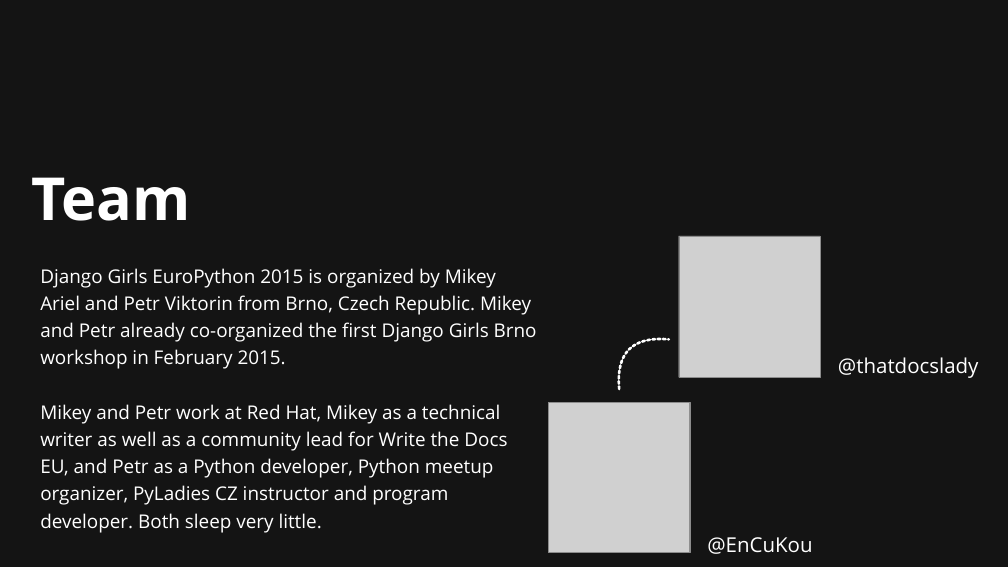
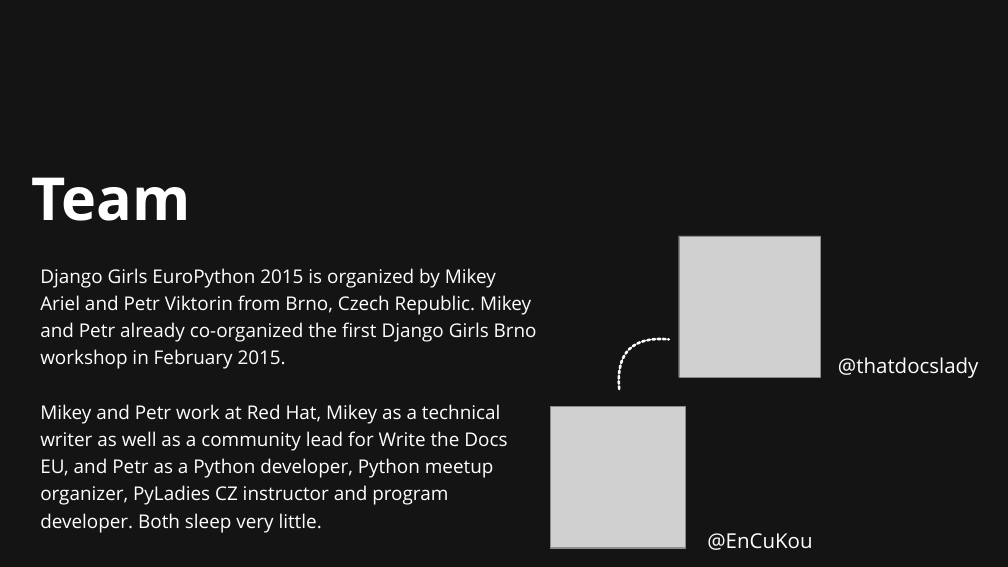
Before and after one commit to thatdocslady/resources, a slide deck: slide 4 of For Promos/ep-07-15/djangogirlsEP15_promote.odp. Drawn at 1008x567 pixels with LibreOffice and Linux fonts; fonts in the diff are those of the drawing; grey boxes stand for pictures; background and template pictures are left out; a plain dark background stands for a picture behind light text. Boxes give left, top, right and bottom in pixels: in the first picture for what was removed or moved away, otherwise in the second. Text is boxed around its words. In the diff, an @@ line names an element or a change of style, - is before the commit and + after.

```diff
--- a/For Promos/ep-07-15/djangogirlsEP15_promote.odp
+++ b/For Promos/ep-07-15/djangogirlsEP15_promote.odp
@@ picture resized from (x1=548, y1=402, x2=690, y2=552) to (x1=550, y1=406, x2=686, y2=548) @@
@@ text "@EnCuKou" moved from (x1=707, y1=537, x2=812, y2=554) to (x1=707, y1=533, x2=812, y2=550) @@
```
Also in this commit, not shown: 1 other slide changed, 19 other files.
